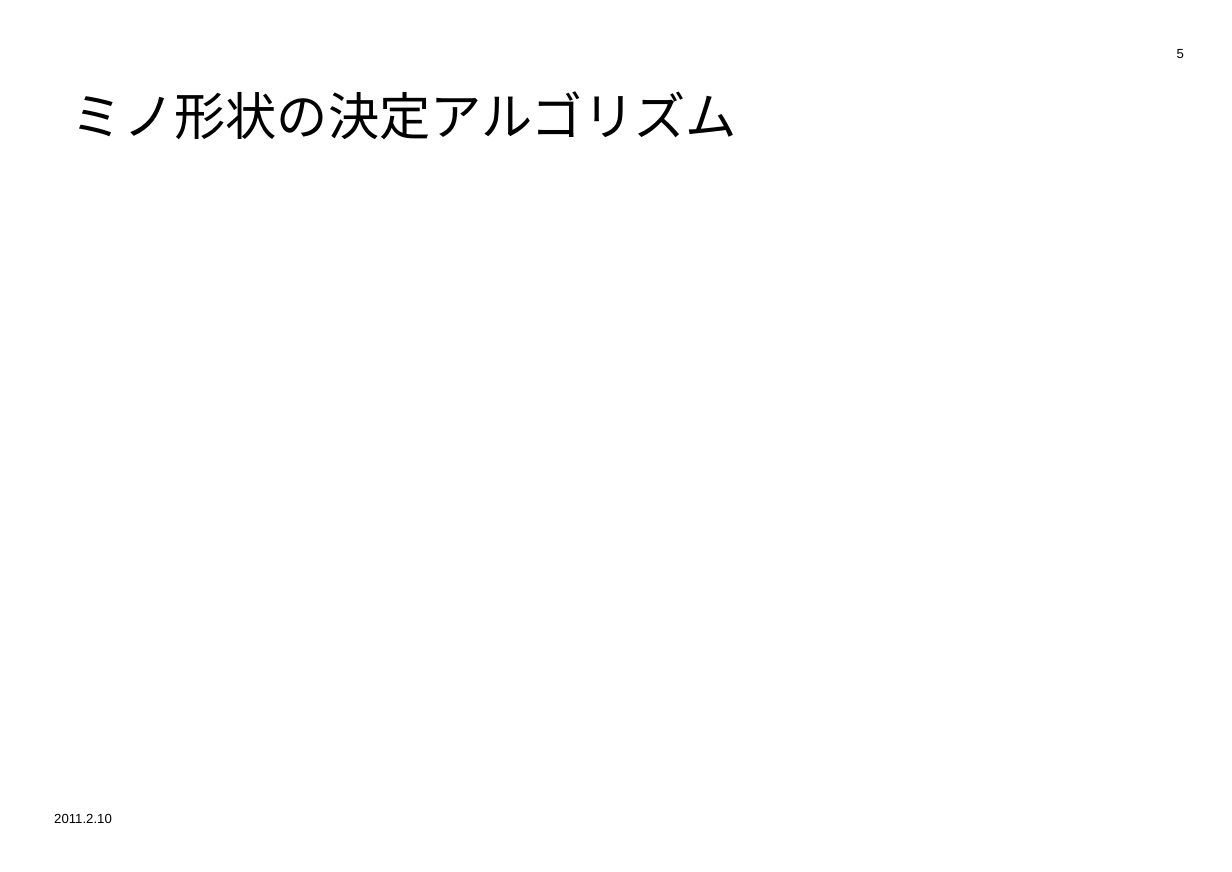
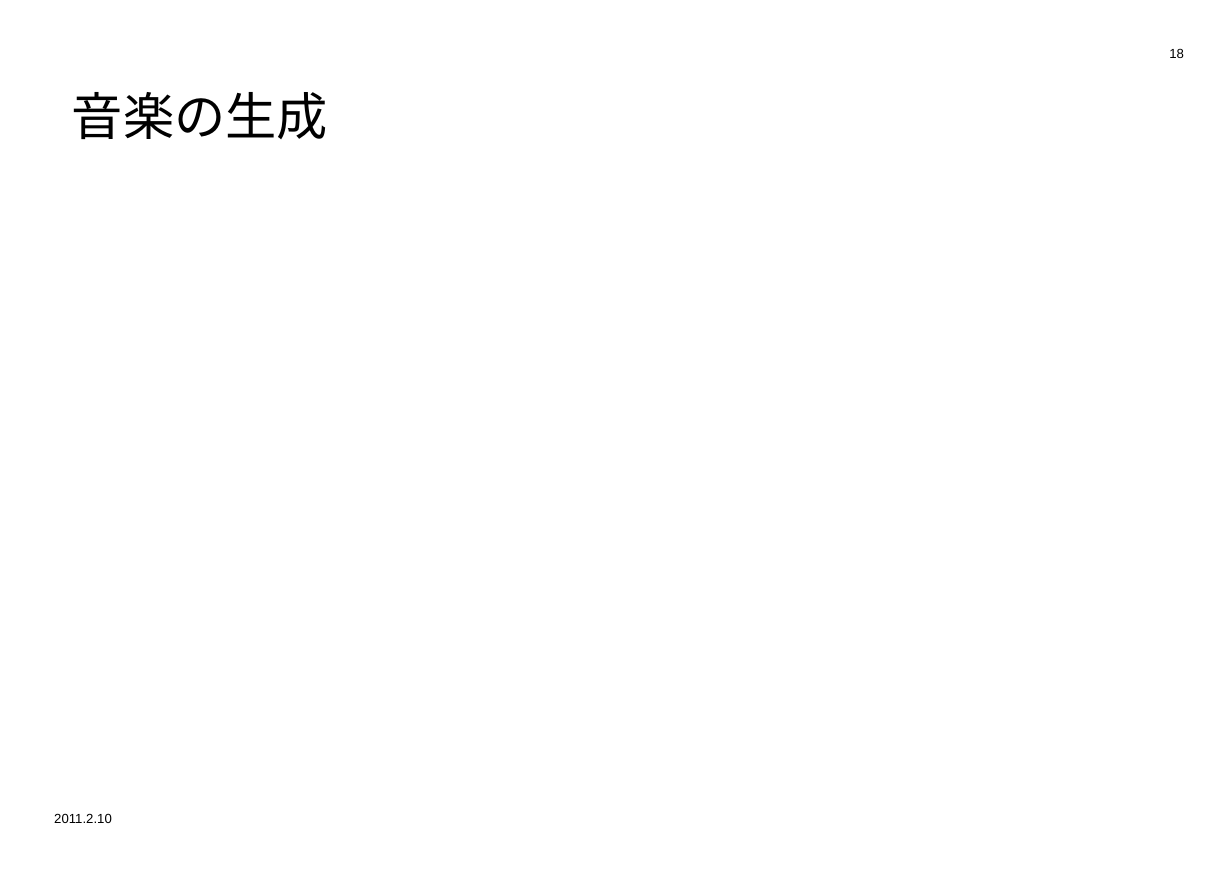
Before and after one commit to kobasemi/PacketArt, a slide deck: slide 18 of doc/PACKETRiS.ppt (slide 5 before the commit). Drawn at 1232x872 pixels with LibreOffice and Linux fonts; fonts in the diff are those of the drawing; background and template pictures are left out. Boxes give left, top, right and bottom in pixels: in the first picture for what was removed or moved away, otherwise in the second. Text is boxed around its words. In the diff, an @@ line names an element or a change of style, - is before the commit and + after.

```diff
--- a/doc/PACKETRiS.ppt
+++ b/doc/PACKETRiS.ppt
@@ page number at (1169,48,1184,58): text changed @@
-5
+18
@@ title at (72,92,328,139): text changed @@
-ミノ形状の決定アルゴリズム
+音楽の生成
```
Also in this commit, not shown: 3 other slides changed, 17 slides added, 4 slides removed.
